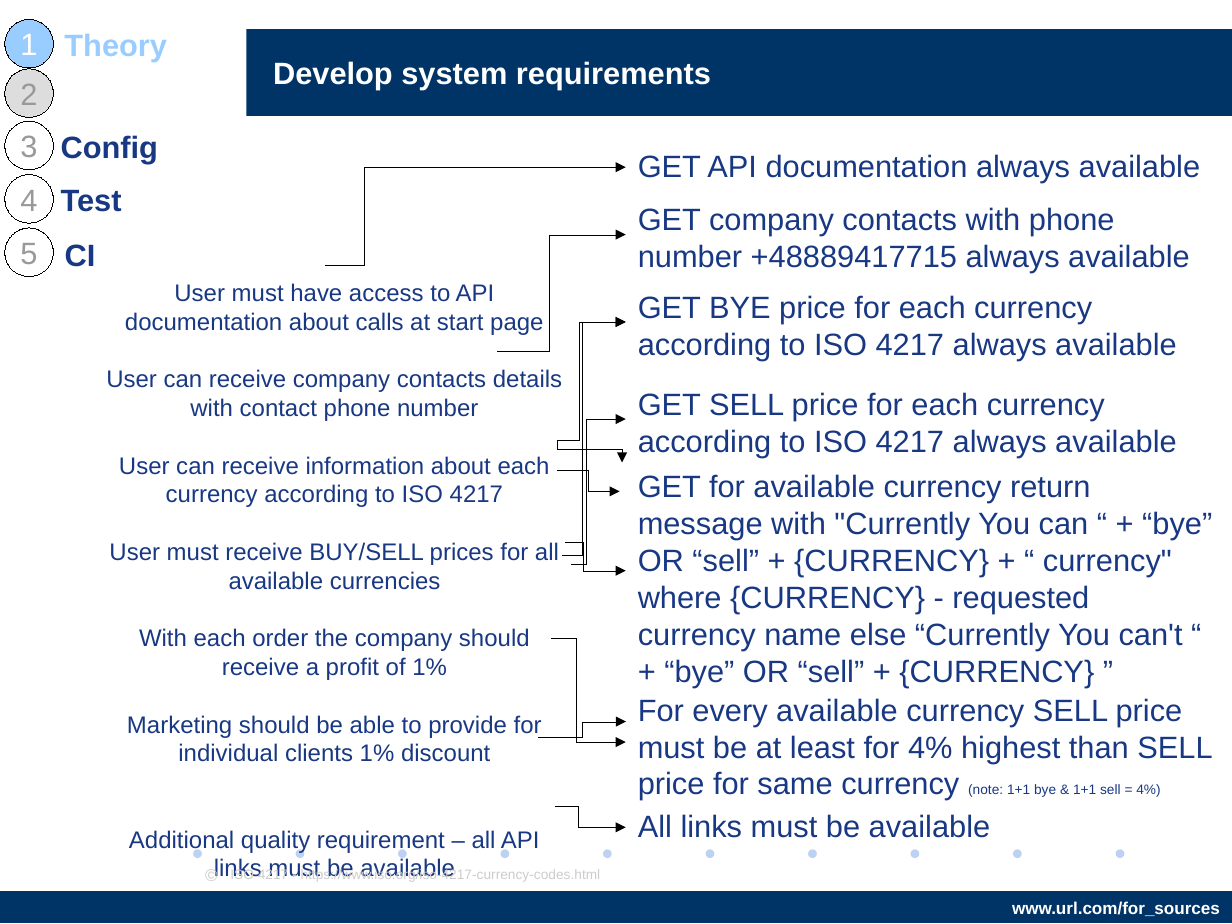
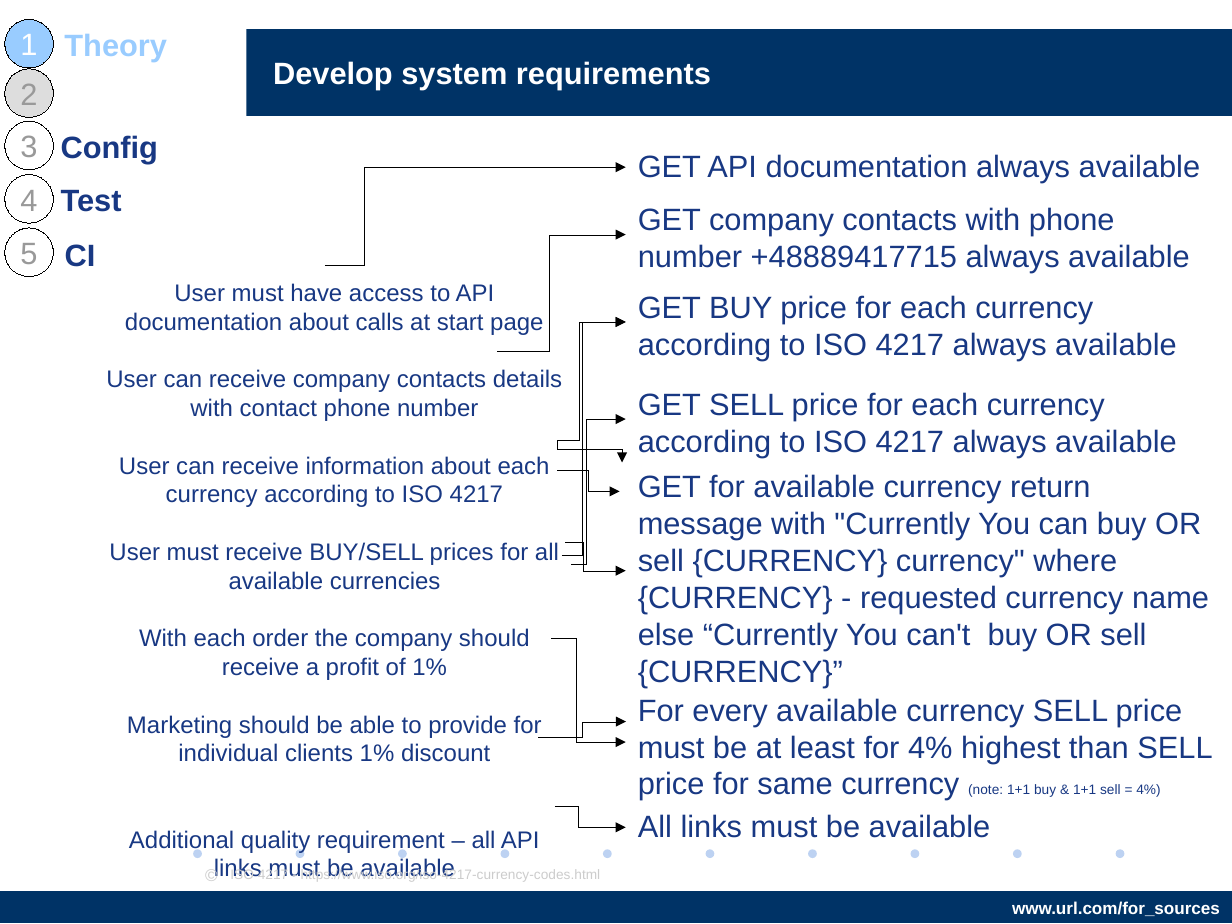
Before and after one commit to AndriiStepura/letslearnapitesting, a slide deck: slide 10 of StartTestingApiWithPostman.odp. Drawn at 1232x924 pixels with LibreOffice and Linux fonts; fonts in the diff are those of the drawing; background and template pictures are left out. Boxes give left, top, right and bottom in pixels: in the first picture for what was removed or moved away, otherwise in the second. Text is boxed around its words. In the diff, an @@ line names an element or a change of style, - is before the commit and + after.

```diff
--- a/StartTestingApiWithPostman.odp
+++ b/StartTestingApiWithPostman.odp
@@ text at [638, 295, 1177, 360]: text changed @@
-GET BYE price for each currency according to ISO 4217 always available
+GET BUY price for each currency according to ISO 4217 always available
@@ text at [638, 474, 1209, 688]: text changed @@
-GET for available currency return message with "Currently You can “ + “bye” OR “sell” + {CURRENCY} + “ currency" where {CURRENCY} - requested currency name else “Currently You can't “ + “bye” OR “sell” + {CURRENCY} ”
+GET for available currency return message with "Currently You can buy OR sell {CURRENCY} currency" where {CURRENCY} - requested currency name else “Currently You can't buy OR sell {CURRENCY}”
@@ text at [638, 698, 1212, 800]: text changed @@
-For every available currency SELL price must be at least for 4% highest than SELL price for same currency (note: 1+1 bye & 1+1 sell = 4%)
+For every available currency SELL price must be at least for 4% highest than SELL price for same currency (note: 1+1 buy & 1+1 sell = 4%)
```
Also in this commit, not shown: 9 other slides changed, 4 slides added, 3 other files.
